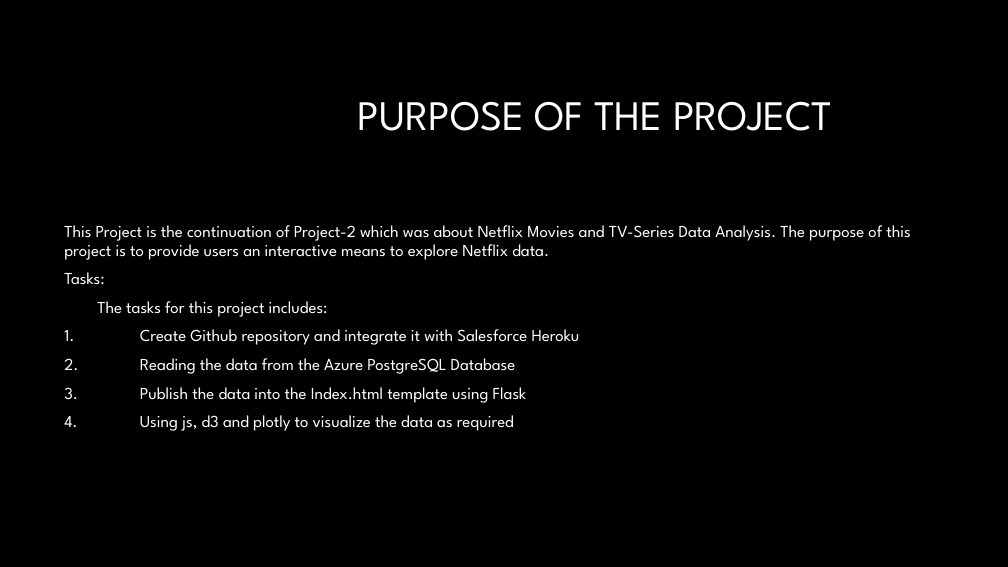
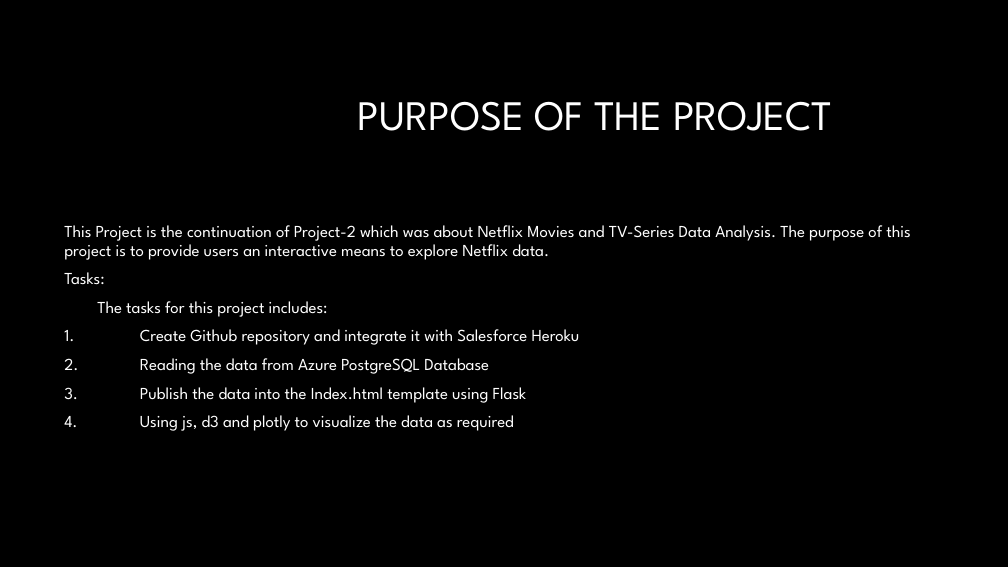
Before and after one commit to ahmadfarouk/Project3, a slide deck: slide 2 of project 3 presentation.pptx. Drawn at 1008x567 pixels with LibreOffice and Linux fonts; fonts in the diff are those of the drawing; background and template pictures are left out. Boxes give left, top, right and bottom in pixels: in the first picture for what was removed or moved away, otherwise in the second. Text is boxed around its words. In the diff, an @@ line names an element or a change of style, - is before the commit and + after.

```diff
--- a/project 3 presentation.pptx
+++ b/project 3 presentation.pptx
@@ text at (64, 358, 489, 374): text changed @@
-2. Reading the data from the Azure PostgreSQL Database
+2. Reading the data from Azure PostgreSQL Database
```
Also in this commit, not shown: 2 other slides changed, 1 slide added.
